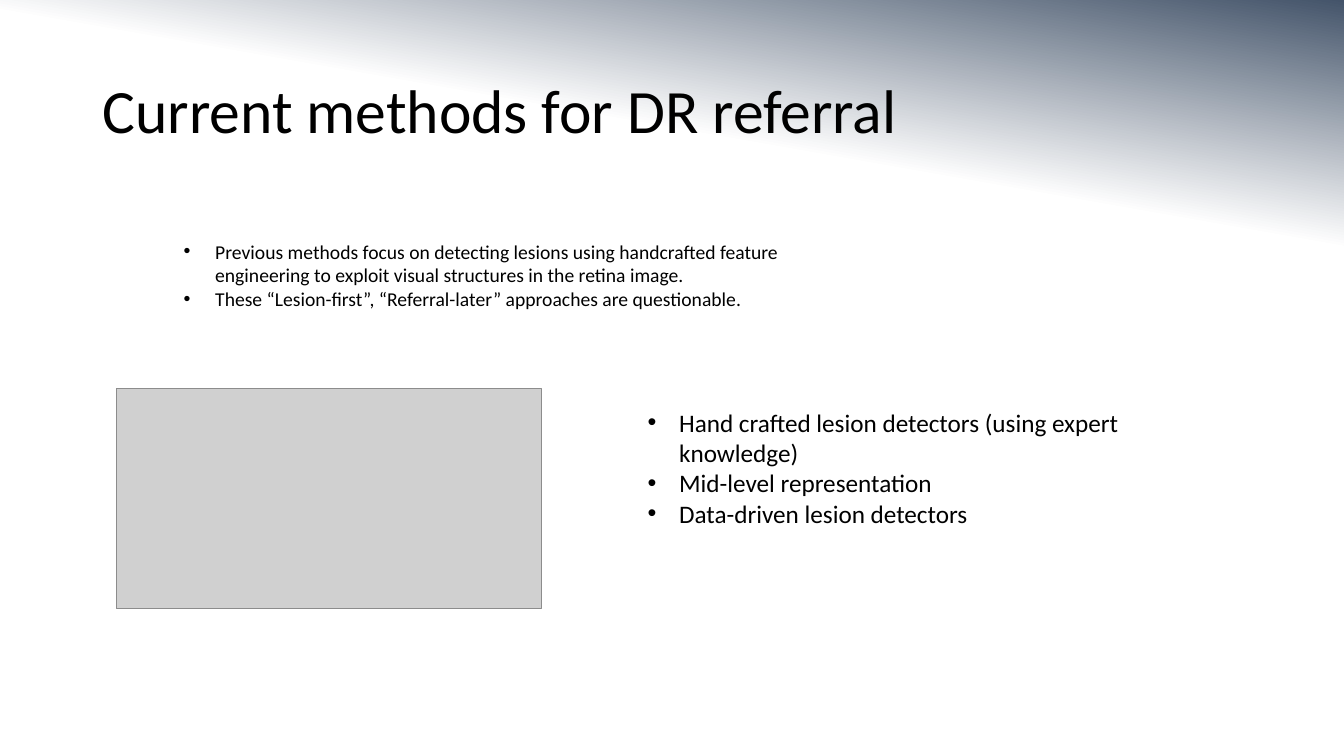
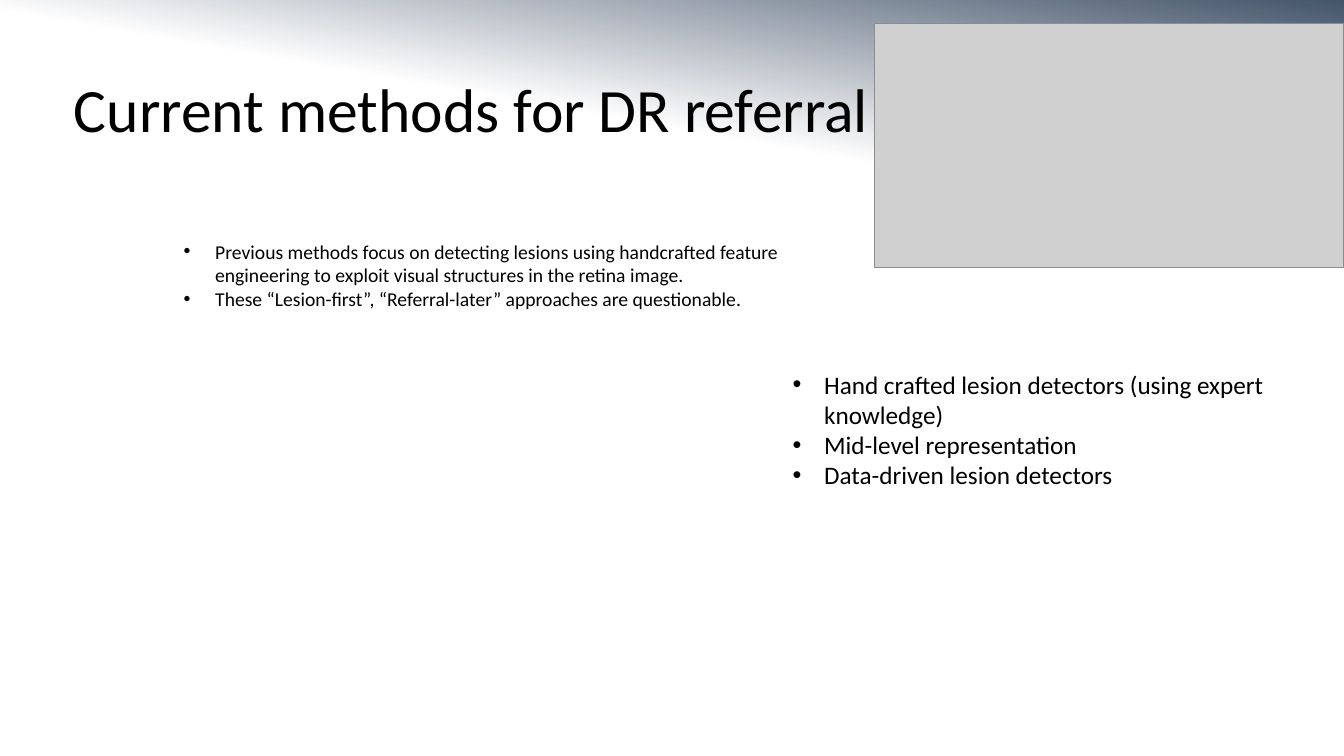
Before and after one commit to MorganMWJ/sem1020-paper-presentations, a slide deck: slide 3 of dr_slides.pptx. Drawn at 1344x756 pixels with LibreOffice and Linux fonts; fonts in the diff are those of the drawing; grey boxes stand for pictures. Boxes give left, top, right and bottom in pixels: in the first picture for what was removed or moved away, otherwise in the second. Text is boxed around its words. In the diff, an @@ line names an element or a change of style, - is before the commit and + after.

```diff
--- a/dr_slides.pptx
+++ b/dr_slides.pptx
@@ picture resized from (x1=116, y1=388, x2=541, y2=609) to (x1=874, y1=24, x2=1344, y2=268) @@
@@ title "Current methods for DR referral" moved from (x1=102, y1=90, x2=897, y2=134) to (x1=74, y1=89, x2=868, y2=133) @@
@@ text "Hand crafted lesion detectors (using ..." moved from (x1=679, y1=414, x2=1118, y2=524) to (x1=824, y1=376, x2=1263, y2=485) @@
```
Also in this commit, not shown: 8 other slides changed, 5 slides added, 2 slides removed, 10 other files.
